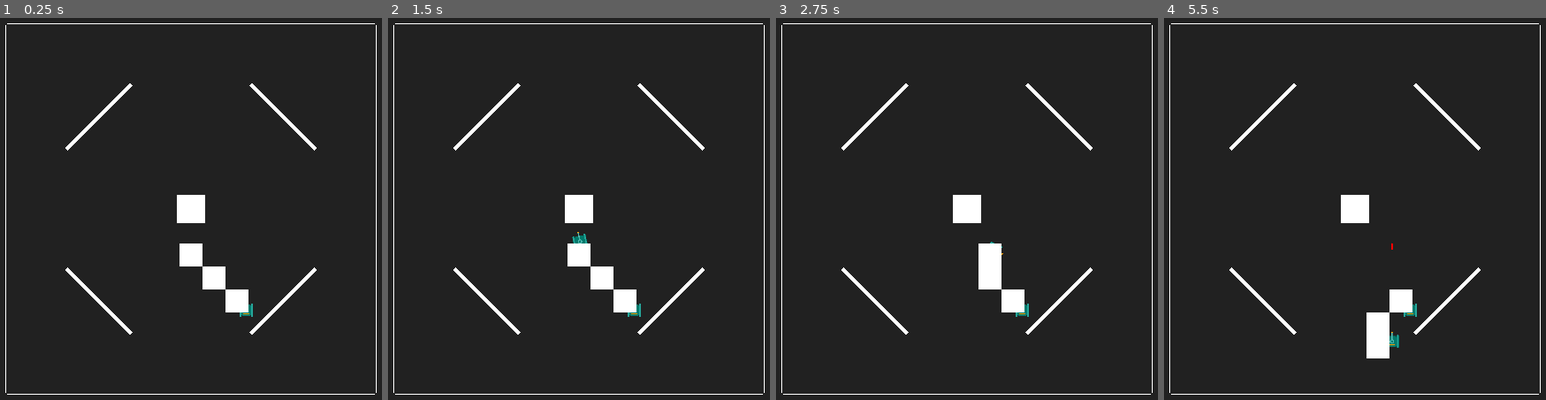
Above: before the commit, frames 1-4 (left to right).
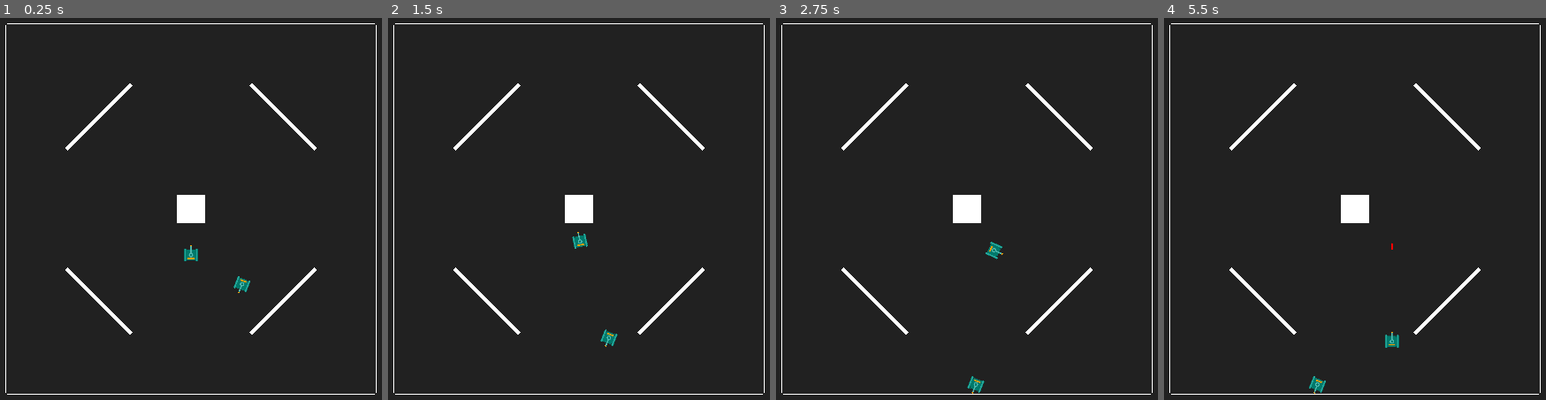
Above: after the commit, the same moments.

Repository: ashmeet28/battletanks
Game: Godot game, scene res://arena.tscn
Two runs of this game, one before a commit and one after it. Both use one fixed random seed, a clock stepped at 60 frames per second and the inputs below.
Inputs:
- Up to frame 1 (0.25 s): no input
- Up to frame 2 (1.5 s): hold W (tank_move_forward) 0.53-1.28 s; hold Space (tank_fire) 0.53-1.28 s; hold S (tank_move_backwards) from 1.28 s (still down); tap A (tank_turn_anticlockwise) at 1.35 s
- Up to frame 3 (2.75 s): release S (tank_move_backwards) at 2.03 s; hold W (tank_move_forward) from 2.03 s (still down); hold D (tank_turn_clockwise) from 2.03 s (still down)
- Up to frame 4 (5.5 s): release D (tank_turn_clockwise) at 2.78 s; tap Space (tank_fire) at 2.85 s; release W (tank_move_forward) at 3.53 s; hold A (tank_turn_anticlockwise) 3.53-4.28 s; hold S (tank_move_backwards) from 3.53 s (still down); tap D (tank_turn_clockwise) at 4.35 s; hold Space (tank_fire) from 5.03 s (still down)

The runs differ from the first frame. In frame 1, 1.2% of the frame differs, in the area x 46-67%, y 59-79%; in frame 2, 1.3%, in the area x 46-67%, y 59-87%; in frame 3, 1.3%; in frame 4, 1.3%.

Commit message:
Starting reset of astar

Diff:
--- a/arena.gd
+++ b/arena.gd
@@ -5,31 +5,17 @@
 	current_tank_id += 1
 	return current_tank_id
 
-var ptank
-var btank
-
 func _ready():
 	var instance = preload("res://tank.tscn").instantiate()
 	instance.position = Vector2(0, 500)
 	instance.tank_id = get_next_tank_id()
-	ptank = instance
 	add_child(instance)
 
 	var instance2 = preload("res://bot_tank.tscn").instantiate()
-	instance2.position = Vector2(600, 1100)
+	instance2.position = Vector2(600, 700)
 	instance2.tank_id = get_next_tank_id()
-	btank = instance2
+	instance2.target_tank_id = instance.tank_id
 	add_child(instance2)
 
 func _process(_delta):
-	var p1 = ArenaGlobalVariables.bot_tank_astar.get_closest_point(btank.position)
-	var p2 = ArenaGlobalVariables.bot_tank_astar.get_closest_point(ptank.position)
-	var p_list = ArenaGlobalVariables.bot_tank_astar.get_id_path(p1, p2)
-	for p in get_tree().get_nodes_in_group("point_validators"):
-		p.queue_free()
-
-	for i in p_list:
-		var instance = preload("res://tank_point_validator.tscn").instantiate()
-		instance.position = ArenaGlobalVariables.bot_tank_astar.get_point_position(i)
-		instance.validator_id = i
-		add_child(instance)
+	pass
--- a/bot_tank.gd
+++ b/bot_tank.gd
@@ -9,9 +9,46 @@
 var tank_life:int = 100
 var tank_damage_given:int = 0
 
+var target_tank_id:int
+
 func _ready():
 	missile_last_fired = Time.get_ticks_msec()
+	rotation = randf_range(0, 2*PI)
 
-func _physics_process(_delta):
+func _physics_process(delta):
+	var target_tank_position
+	for t in get_tree().get_nodes_in_group("tanks"):
+		if t.tank_id == target_tank_id:
+			target_tank_position = t.position
+	var p1 = position
+	var p2 = target_tank_position
+
+	var p1id = ArenaGlobalVariables.bot_tank_astar.get_available_point_id()
+	ArenaGlobalVariables.bot_tank_astar.add_point(p1id, Vector2(p1.x, p1.y))
+	ArenaGlobalVariables.bot_tank_astar.connect_points(
+		p1id,
+		ArenaGlobalVariables.bot_tank_astar.get_closest_point(Vector2(p1.x, p1.y)), false)
+
+	var p2id = ArenaGlobalVariables.bot_tank_astar.get_available_point_id()
+	ArenaGlobalVariables.bot_tank_astar.add_point(p2id, Vector2(p2.x, p2.y))
+	ArenaGlobalVariables.bot_tank_astar.connect_points(
+		ArenaGlobalVariables.bot_tank_astar.get_closest_point(Vector2(p2.x, p2.y)),
+		p2id, false)
+
+	var p_list = ArenaGlobalVariables.bot_tank_astar.get_id_path(p1id, p2id)
+	if p_list.size() > 0:
+		var p_next = ArenaGlobalVariables.bot_tank_astar.get_point_position(p_list[0])
+		var v = position.direction_to(p_next).rotated(rotation)
+		print(v)
+		if v.x < 0:
+			rotate(-(PI * delta))
+		if v.x > 0:
+			rotate((PI * delta))
+	ArenaGlobalVariables.bot_tank_astar.remove_point(p1id)
+	ArenaGlobalVariables.bot_tank_astar.remove_point(p2id)
+	velocity = Vector2.ZERO
+	velocity.y = -MAX_SPEED
+	velocity = velocity.rotated(rotation)
+	move_and_slide()
 	if tank_life <= 0:
 		queue_free()
